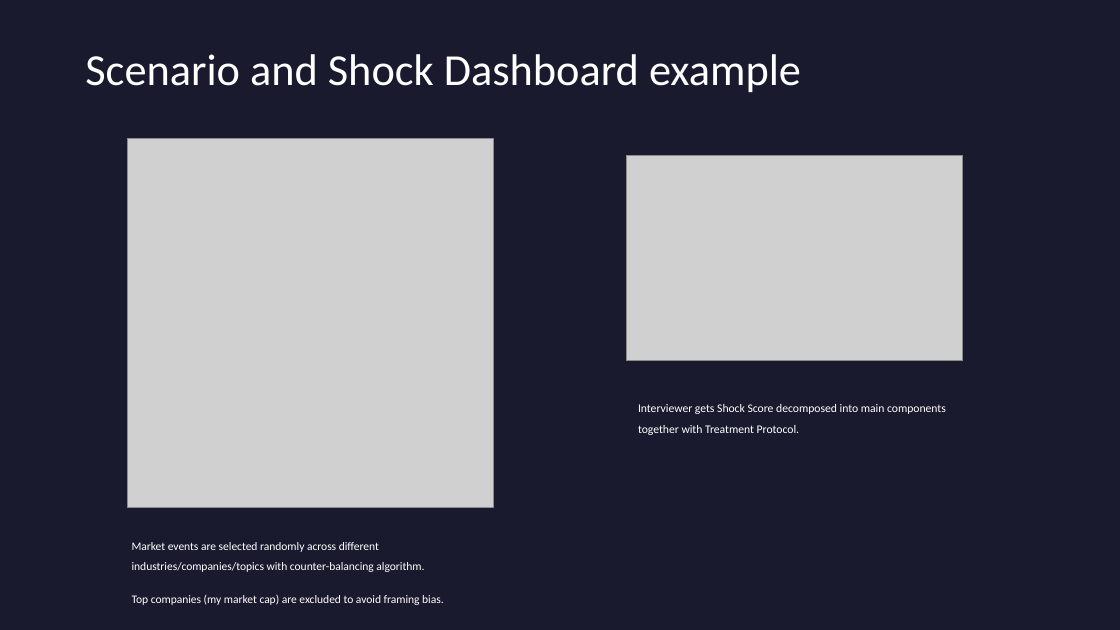
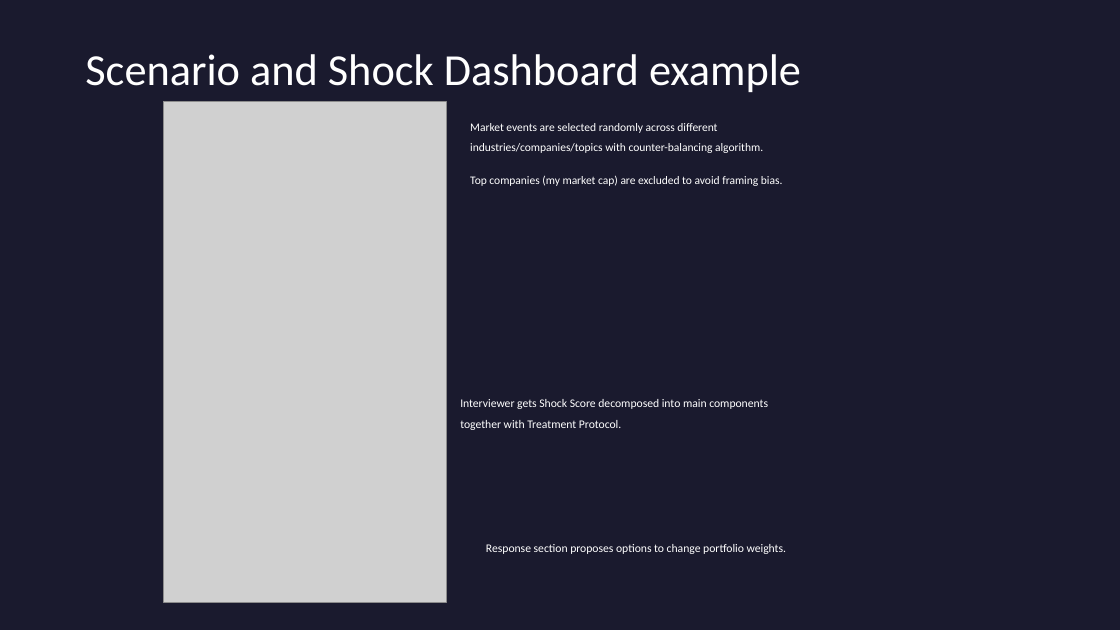
Before and after one commit to Amarows/thesis, a slide deck: slide 9 of documents/aliaksei_malashonak_sbs_thesis_defence.pptx (slide 7 before the commit). Drawn at 1120x630 pixels with LibreOffice and Linux fonts; fonts in the diff are those of the drawing; grey boxes stand for pictures; background and template pictures are left out. Boxes give left, top, right and bottom in pixels: in the first picture for what was removed or moved away, otherwise in the second. Text is boxed around its words. In the diff, an @@ line names an element or a change of style, - is before the commit and + after.

```diff
--- a/documents/aliaksei_malashonak_sbs_thesis_defence.pptx
+++ b/documents/aliaksei_malashonak_sbs_thesis_defence.pptx
@@ picture: place and size @@
-picture at [127, 139, 493, 507]
+picture at [164, 102, 446, 603]
@@ text "Market events are selected randomly ...": place and size @@
-text "Market events are selected randomly ..." at [132, 542, 444, 605]
+text "Market events are selected randomly ..." at [470, 123, 783, 186]
@@ picture removed at [627, 155, 963, 361] @@
@@ text "Interviewer gets Shock Score decomposed ...": place and size @@
-text "Interviewer gets Shock Score decomposed ..." at [638, 404, 946, 435]
+text "Interviewer gets Shock Score decomposed ..." at [460, 399, 768, 430]
@@ text added at [486, 544, 787, 554], 10 pt, text #FFFFFF @@
+Response section proposes options to change portfolio weights.
```
Also in this commit, not shown: 18 other slides changed, 4 slides added, 2 slides removed.
